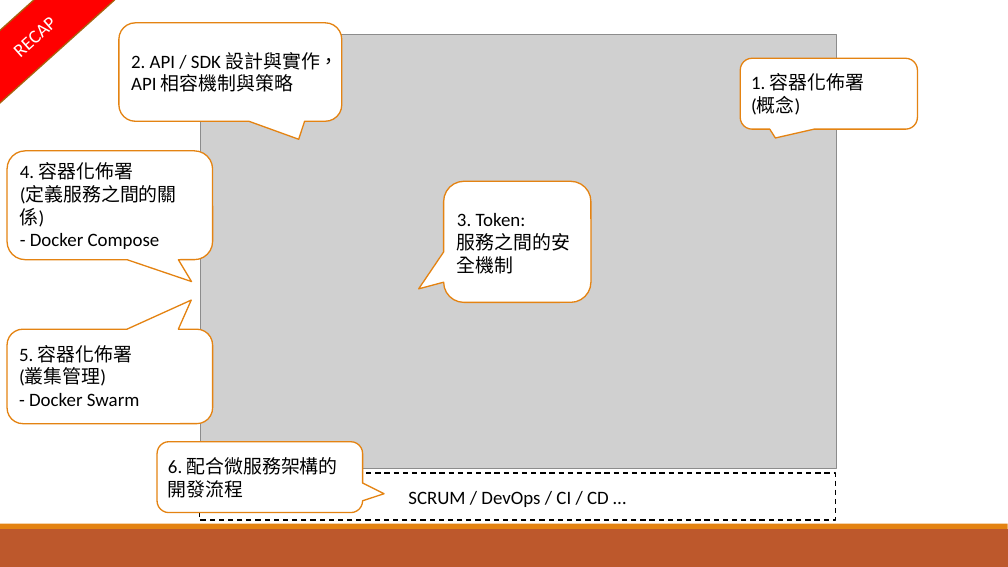
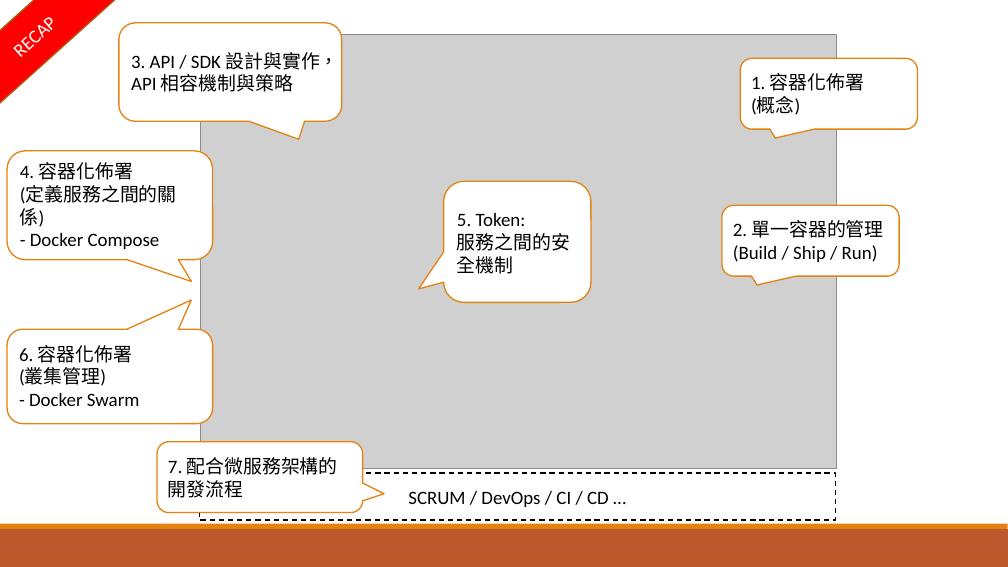
Before and after one commit to andrew0928/Course.Microservices.201612, a slide deck: slide 5 of Session3/M03.pptx. Drawn at 1008x567 pixels with LibreOffice and Linux fonts; fonts in the diff are those of the drawing; grey boxes stand for pictures. Boxes give left, top, right and bottom in pixels: in the first picture for what was removed or moved away, otherwise in the second. Text is boxed around its words. In the diff, an @@ line names an element or a change of style, - is before the commit and + after.

Commit message:
update

```diff
--- a/Session3/M03.pptx
+++ b/Session3/M03.pptx
@@ text in rounded speech box at box(131, 52, 338, 92): text changed @@
-2. API / SDK 設計與實作，API 相容機制與策略
+3. API / SDK 設計與實作，API 相容機制與策略
@@ rounded speech box added at box(722, 206, 899, 277), fill #FFFFFF, outline #E48312 1.25 pt, 18 pt, text #000000 @@
+2. 單一容器的管理
+(Build / Ship / Run)
@@ text in rounded speech box at box(457, 213, 570, 274): text changed @@
-3. Token:
-服務之間的安全機制
+5. Token:
+服務之間的安全機制
@@ text in rounded speech box at box(19, 345, 140, 406): text changed @@
-5. 容器化佈署
-(叢集管理)
-- Docker Swarm
+6. 容器化佈署
+(叢集管理)
+- Docker Swarm
@@ text in rounded speech box at box(168, 457, 338, 498): text changed @@
-6. 配合微服務架構的
-開發流程
+7. 配合微服務架構的
+開發流程
```
Also in this commit, not shown: 4 other slides changed, 4 slides added, 2 slides removed.
